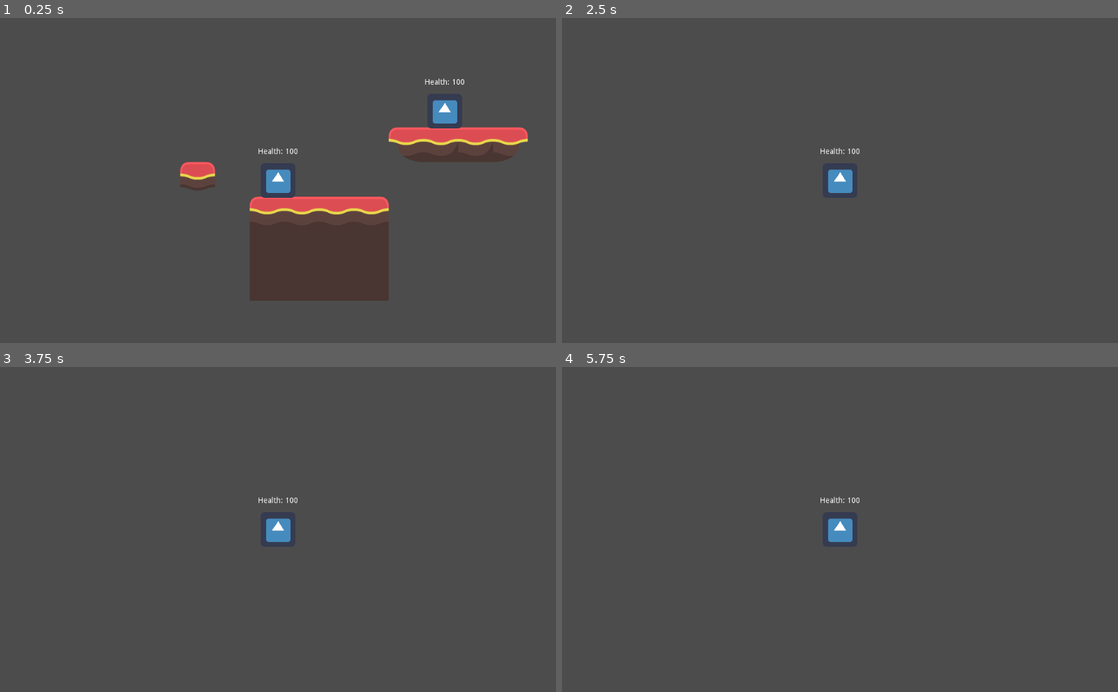
Above: before the commit, frames 1-4 (two rows, left to right).
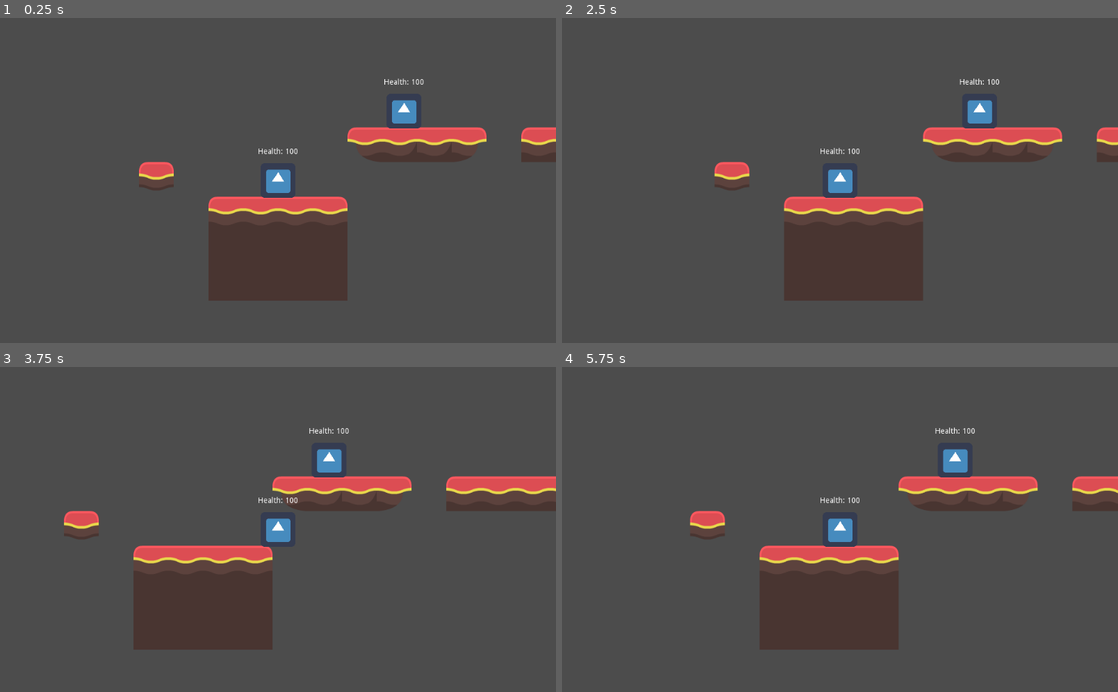
Above: after the commit, the same moments.

Repository: rhode2nh/Legacy_of_Rogue
Game: Godot game, scene res://Assets/Levels/Main.tscn
The game is run twice, just before and just after one commit, with the same random seed, the same clock (stepped at 60 frames per second) and the same inputs. The engine's default icon, where the game draws it, is replaced by a stand-in: a white triangle on a blue panel in a dark square.
Inputs:
- Up to frame 1 (0.25 s): no input
- Up to frame 2 (2.5 s): tap Enter at 0.5 s; hold Right (ui_right) 0.53-2.03 s; tap Up (ui_up) at 0.77, 1.52 s; hold Left (ui_left) from 2.03 s (still down)
- Up to frame 3 (3.75 s): release Left (ui_left) at 2.78 s; hold Right (ui_right) from 2.78 s (still down); tap Up (ui_up) at 3.02 s
- Up to frame 4 (5.75 s): tap Up (ui_up) at 3.77, 4.52 s; tap R (reset, bound only after the commit) at 4.15 s; release Right (ui_right) at 4.28 s; hold Left (ui_left) 4.28-5.03 s; hold Right (ui_right) from 5.03 s (still down)

The runs differ from the first frame. In frame 1, 7.7% of the frame differs, in the area x 25-100%, y 18-87%; in frame 2, 9.8%; in frame 3, 11%, in the area x 11-100%, y 18-87%; in frame 4, 10%.

Commit message:
- Added a new bind "r" to reset the current scene. - Added a spawn position to the test scene when player falls a certain y distance.

Diff:
--- a/Assets/Entities/Characters/Templates/BaseCharacter/BaseCharacter.gd
+++ b/Assets/Entities/Characters/Templates/BaseCharacter/BaseCharacter.gd
@@ -59,7 +59,6 @@
 	t.queue_free()
 
 
-
 func jump_check():
 	if is_on_floor():
 		jumps = maxJumps
--- a/Assets/Entities/Characters/Templates/BasePlayer/BasePlayer.gd
+++ b/Assets/Entities/Characters/Templates/BasePlayer/BasePlayer.gd
@@ -5,6 +5,7 @@
 func _physics_process(delta):
 	jump_check()
 	get_input()
+#	out_bounds()
 
 	# for index in get_slide_count():
 	#	var collision = get_slide_collision(index)
@@ -35,3 +36,8 @@
 			$BulletSpawn.position.x = -$BulletSpawn.position.x
 	else:
 		velocity.x = lerp(velocity.x, NO_SPEED, 0.2)
+
+
+#func out_bounds():
+#	if position.y > 1000:
+#		get_tree().reload_current_scene()
--- /dev/null
+++ b/Assets/Levels/Main.gd
@@ -0,0 +1,11 @@
+extends Node
+
+
+# Called when the node enters the scene tree for the first time.
+func _ready():
+	$BasePlayer.global_position = get_node("Scene1/PlayerSpawn").global_position
+
+
+func _process(delta):
+	if $BasePlayer.global_position.y > 1000:
+		$BasePlayer.global_position = get_node("Scene1/PlayerSpawn").global_position
--- a/Assets/Levels/Main.tscn
+++ b/Assets/Levels/Main.tscn
@@ -1,16 +1,18 @@
-[gd_scene load_steps=4 format=2]
+[gd_scene load_steps=5 format=2]
 
-[ext_resource path="res://Assets/Levels/Scene1.tscn" type="PackedScene" id=1]
-[ext_resource path="res://Assets/Entities/Characters/Templates/BasePlayer/BasePlayer.tscn" type="PackedScene" id=2]
-[ext_resource path="res://Assets/Entities/Characters/Templates/BaseEnemy/BaseEnemy.tscn" type="PackedScene" id=3]
+[ext_resource path="res://Assets/Levels/Main.gd" type="Script" id=1]
+[ext_resource path="res://Assets/Levels/Scene1.tscn" type="PackedScene" id=2]
+[ext_resource path="res://Assets/Entities/Characters/Templates/BasePlayer/BasePlayer.tscn" type="PackedScene" id=3]
+[ext_resource path="res://Assets/Entities/Characters/Templates/BaseEnemy/BaseEnemy.tscn" type="PackedScene" id=4]
 
 [node name="Main" type="Node"]
+script = ExtResource( 1 )
 
-[node name="Scene1" parent="." instance=ExtResource( 1 )]
+[node name="Scene1" parent="." instance=ExtResource( 2 )]
 position = Vector2( 340, 410 )
 
-[node name="BasePlayer" parent="." instance=ExtResource( 2 )]
+[node name="BasePlayer" parent="." instance=ExtResource( 3 )]
 position = Vector2( 264.211, 198.947 )
 
-[node name="BaseEnemy" parent="." instance=ExtResource( 3 )]
+[node name="BaseEnemy" parent="." instance=ExtResource( 4 )]
 position = Vector2( 571.579, 94.7368 )
--- a/Assets/Levels/Scene1.tscn
+++ b/Assets/Levels/Scene1.tscn
@@ -11,3 +11,6 @@
 tile_set = ExtResource( 1 )
 format = 1
 tile_data = PoolIntArray( -262142, 0, 65543, -262141, 0, 131078, -262140, 0, 131078, -262139, 0, 65544, -262137, 0, 1,  …(300 unchanged characters)…
+
+[node name="PlayerSpawn" type="Position2D" parent="."]
+position = Vector2( 0, -200 )
--- a/Assets/Scripts/global_script.gd
+++ b/Assets/Scripts/global_script.gd
@@ -7,3 +7,5 @@
 func _process(delta):
 	if Input.is_action_just_pressed("quit_game"):
 		get_tree().quit()
+	elif Input.is_action_just_pressed("reset"):
+		get_tree().reload_current_scene()
--- a/project.godot
+++ b/project.godot
@@ -60,6 +60,11 @@
 "events": [ Object(InputEventKey,"resource_local_to_scene":false,"resource_name":"","device":0,"alt":false,"shift":false,"control":false,"meta":false,"command":false,"pressed":false,"scancode":16777217,"unicode":0,"echo":false,"script":null)
  ]
 }
+reset={
+"deadzone": 0.5,
+"events": [ Object(InputEventKey,"resource_local_to_scene":false,"resource_name":"","device":0,"alt":false,"shift":false,"control":false,"meta":false,"command":false,"pressed":false,"scancode":82,"unicode":0,"echo":false,"script":null)
+ ]
+}
 
 [rendering]
 
